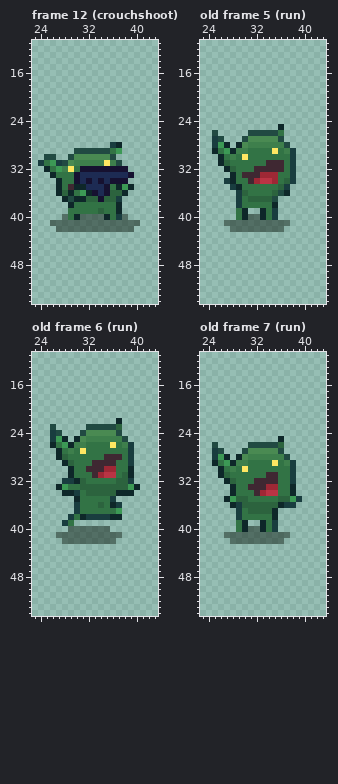
File history of a pixel-art file, assets/art/player/goblin.aseprite. Above is the file before it was changed.
64x64 pixels, 19 frames. Shown: frame 12 (crouchshoot): x 23..43, y 11..54; old frame 5 (run): x 23..43, y 11..54; old frame 6 (run): x 23..43, y 11..54; old frame 7 (run): x 23..43, y 11..54. The commit also changed other frames, which this record leaves out.
New version:
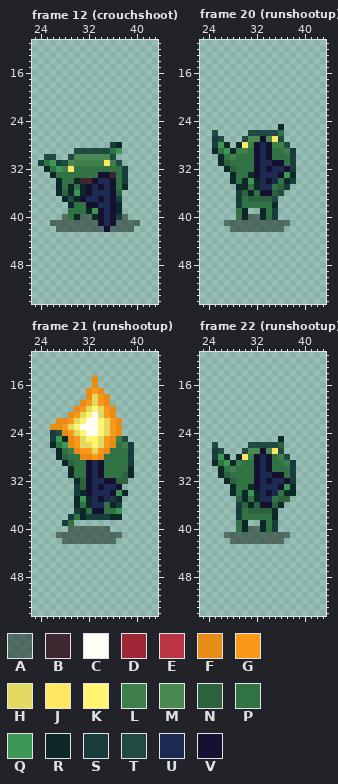
Palette (. is transparent): A #0d1c127d  B #3f2832  C #fffdf5  D #9e2835  E #ba3444  F #e68c17  G #fa9919  H #e3da62  J #ffe762  K #fff56e  L #3e7f4c  M #4a8a52  N #2c633e  P #327345  Q #3c9955  R #0e2729  S #193d3f  T #214a42  U #1d2b53  V #161130
A new or re-ordered frame is compared with the old frame closest to it.
Change:
frames 19 -> 27
Changed rows in their new state; - is an unchanged pixel.
Frame 12 (crouchshoot), layer "weapon":
first column x 29:
32 --PPPPPPPS-
33 -PPPPVVBPS.
34 -RBBVU--PS-
35 RP-V-VUVPR.
36 -QRVU-UV-.-
37 --VUU-UV---
38 ---VVUUV---
39 ---RQVUV---
40 ----RVUV---
41 -----VUV---
42 ------V----
Frame 20 (runshootup) is new; against old frame 5 (run):
first column x 27:
27 ------V-J---
28 ---J-VUV----
29 -----VUVP---
30 ---P-VUV----
31 -----VUUVV--
32 -----VUVUUV-
33 ---PRVUUUVQR
34 .--RQRUVU-R-
35 -.-R-RUU----
36 ----R-VV--.-
Frame 21 (runshootup) is new; against old frame 6 (run):
first column x 26:
15 -------F-------
16 -------F-------
17 ------FGF------
18 ------FHGF-----
19 -----FGHGF-----
20 ----FGHKHGF----
21 ---FGHKCHGF----
22 -FFGHKCCKHGF---
23 FFGHKCCCKHGF---
24 --FGHKCCKHGF---
25 ---FGHKKHGF----
26 ---FGHHKHGF----
27 ----FGGHGF-----
28 -----FFGFPPP---
29 ------VUVPP----
30 ------VUVPP----
31 ------VUVPP----
32 --..--VUUVV--.-
33 -...S-VUVUUV...
34 --..-RVUUUVQ-.-
35 -----QRUVU-R---
36 ----R-RUU------
37 -----R-VV------
Frame 22 (runshootup) is new; against old frame 7 (run), layers "weapon", "detail", "barm":
first column x 27:
27 ------V-J----
28 ---J-VUVP----
29 ---P-VUVP----
30 ---P-VUV-----
31 -----VUUVV---
32 -----VUVUUV--
33 ----RVUUUVQ--
34 ---RQRUVU-R--
35 ..-R-RUU---..
36 -.--R-VV--..-
